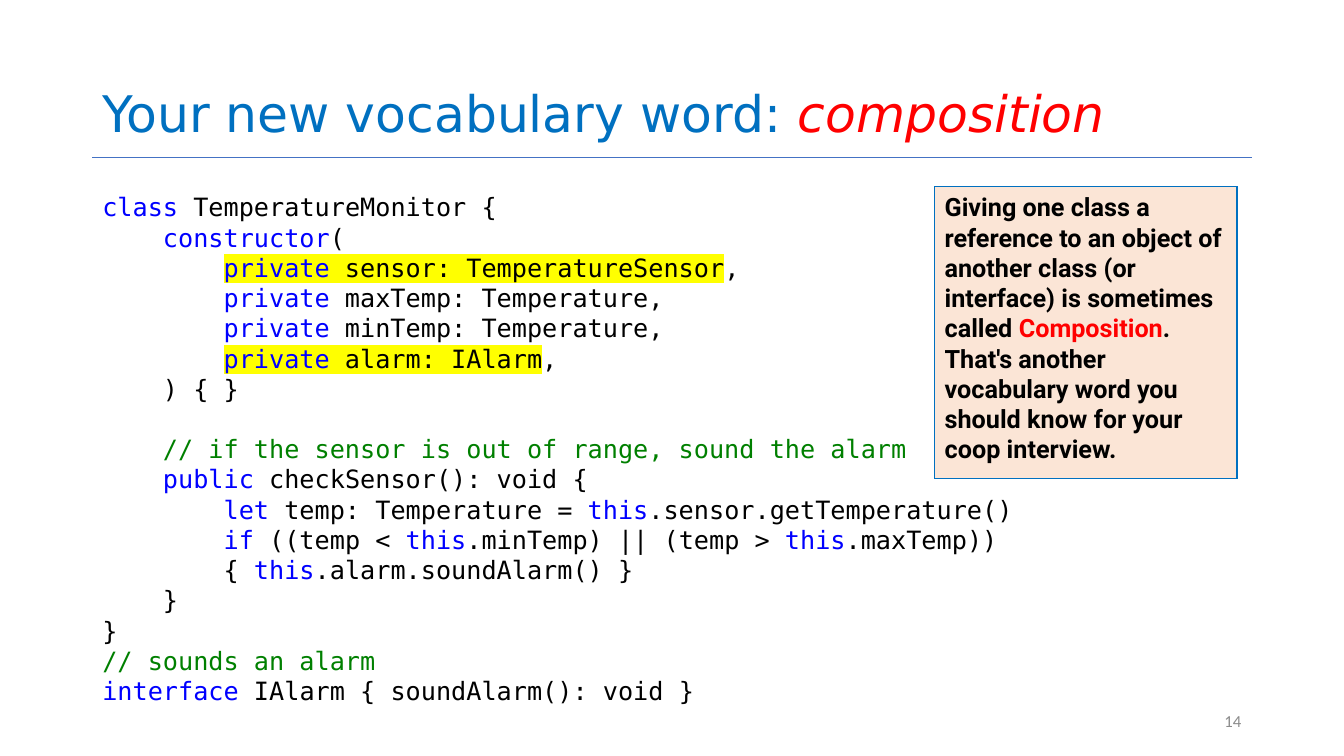
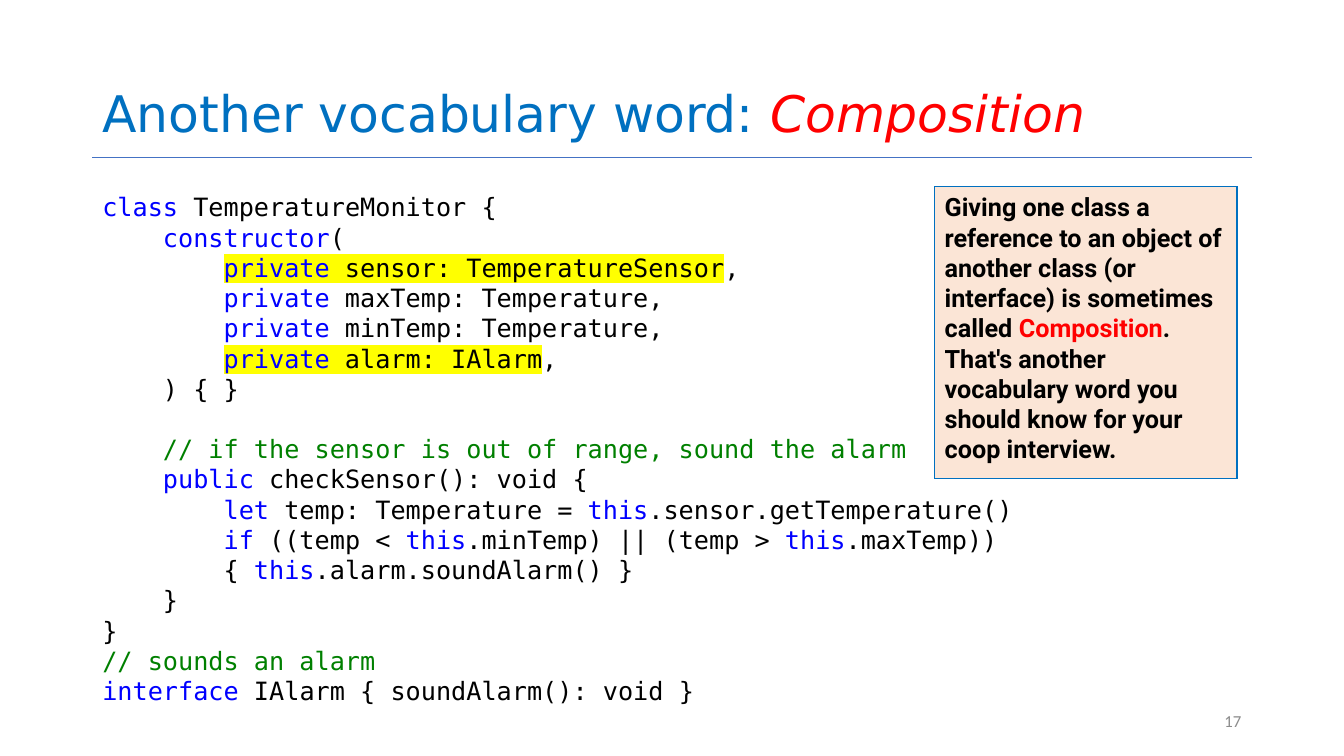
Before and after one commit to neu-se/CS4530-CS5500-Spring-2021, a slide deck: slide 17 of Slides/Lesson 1.3 Object-Oriented Principles.pptx (slide 14 before the commit). Drawn at 1344x756 pixels with LibreOffice and Linux fonts; fonts in the diff are those of the drawing. Boxes give left, top, right and bottom in pixels: in the first picture for what was removed or moved away, otherwise in the second. Text is boxed around its words. In the diff, an @@ line names an element or a change of style, - is before the commit and + after.

```diff
--- a/Slides/Lesson 1.3 Object-Oriented Principles.pptx
+++ b/Slides/Lesson 1.3 Object-Oriented Principles.pptx
@@ title at <box>102,93,1085,143</box>: text changed @@
-Your new vocabulary word: composition
+Another vocabulary word: Composition
@@ page number at <box>1224,716,1241,727</box>: text changed @@
-14
+17
```
Also in this commit, not shown: 16 other slides changed, 3 slides added, 3 other files.
